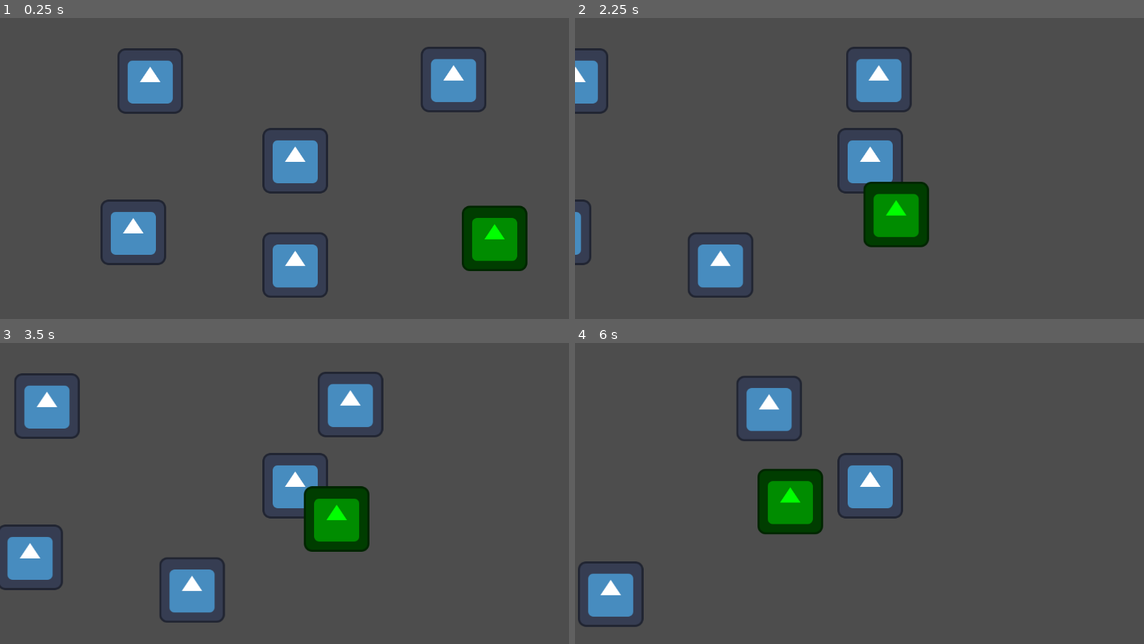
Above: before the commit, frames 1-4 (two rows, left to right).
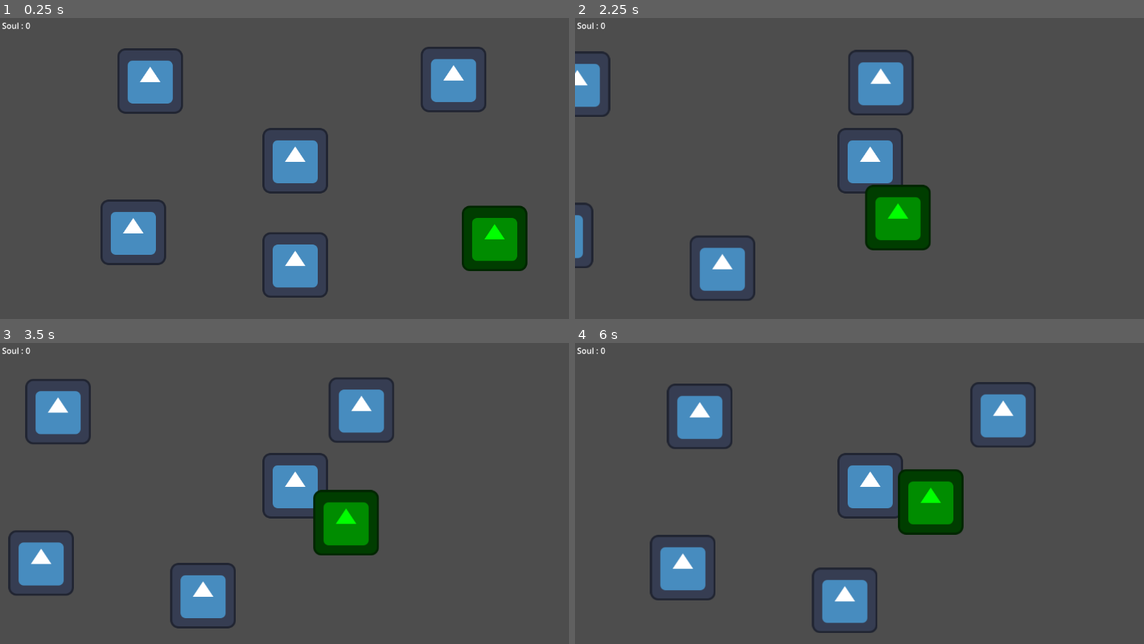
Above: after the commit, the same moments.

Repository: AAF-07/Game-jam
Game: Godot game, scene res://Scene/level.tscn
The game is run twice, just before and just after one commit, with the same random seed, the same clock (stepped at 60 frames per second) and the same inputs. The engine's default icon, where the game draws it, is replaced by a stand-in: a white triangle on a blue panel in a dark square.
Inputs:
- Up to frame 1 (0.25 s): no input
- Up to frame 2 (2.25 s): tap Enter at 0.5 s; hold Shift (run) 0.53-1.28 s; hold Right (right) 0.53-2.03 s; tap Up (ui_up) at 0.77, 1.52 s; tap Shift (run) at 1.35 s; hold Left (left) from 2.03 s (still down); hold Shift (run) from 2.03 s (still down)
- Up to frame 3 (3.5 s): release Left (left) at 2.78 s; release Shift (run) at 2.78 s; hold Right (right) from 2.78 s (still down); tap Shift (run) at 2.85 s; tap Up (ui_up) at 3.02 s
- Up to frame 4 (6 s): hold Shift (run) 3.53-4.28 s; tap Up (ui_up) at 3.77, 4.52 s; release Right (right) at 4.28 s; hold Left (left) 4.28-5.03 s; tap Shift (run) at 4.35, 5.85 s; hold Right (right) 5.03-5.78 s; hold Shift (run) 5.03-5.78 s; hold Left (left) from 5.78 s (still down)

The runs differ from the first frame. In frame 1, less than 0.1% of the frame differs, in the area x 0-6%, y 1-4%; in frame 2, 3.3%; in frame 3, 7.7%; in frame 4, 14%, in the area x 0-81%, y 1-97%.

Commit message:
add sanity and soul collected function

Diff:
--- /dev/null
+++ b/Scene/control.tscn
@@ -0,0 +1,11 @@
+[gd_scene format=3 uid="uid://b121j0rtxgsi"]
+
+[node name="Control" type="Control" unique_id=1479256466]
+layout_mode = 3
+anchors_preset = 15
+anchor_right = 1.0
+anchor_bottom = 1.0
+offset_left = -1.0
+offset_right = -1.0
+grow_horizontal = 2
+grow_vertical = 2
--- a/Scene/level.tscn
+++ b/Scene/level.tscn
@@ -27,3 +27,32 @@
 
 [node name="Monster" parent="." unique_id=2068469295 instance=ExtResource("3_jnrmd")]
 position = Vector2(969, 464)
+
+[node name="CanvasLayer" type="CanvasLayer" parent="." unique_id=1108986521]
+
+[node name="TextureProgressBar" type="TextureProgressBar" parent="CanvasLayer" unique_id=1641479836]
+anchors_preset = -1
+anchor_right = 0.202
+anchor_bottom = 0.062000003
+offset_right = 0.29599
+offset_bottom = -0.1760025
+nine_patch_stretch = true
+tint_under = Color(0.37390757, 0.9927344, 0.9007767, 1)
+tint_over = Color(0.99341136, 0.0003155452, 0.8842428, 1)
+tint_progress = Color(0, 1, 1, 1)
+
+[node name="Label" type="Label" parent="CanvasLayer" unique_id=1396017198]
+anchors_preset = -1
+anchor_left = 0.003
+anchor_top = 0.074
+anchor_right = 0.066
+anchor_bottom = 0.11000001
+offset_left = 0.5439999
+offset_top = 0.048000336
+offset_right = -0.03199768
+offset_bottom = -0.2800064
+text = "Soul "
+
+[node name="SanityTimer" type="Timer" parent="." unique_id=1314839600]
+
+[connection signal="timeout" from="SanityTimer" to="." method="_on_sanity_timer_timeout"]
--- a/Scene/monster.tscn
+++ b/Scene/monster.tscn
@@ -9,6 +9,9 @@
 [sub_resource type="CircleShape2D" id="CircleShape2D_4f2yx"]
 radius = 221.00226
 
+[sub_resource type="CircleShape2D" id="CircleShape2D_wwmrk"]
+radius = 62.1289
+
 [node name="Monster" type="CharacterBody2D" unique_id=11607701]
 collision_layer = 2
 collision_mask = 2
@@ -16,12 +19,14 @@
 
 [node name="Sprite2D" type="Sprite2D" parent="." unique_id=402370689]
 modulate = Color(0, 1, 0, 1)
+light_mask = 3
+visibility_layer = 3
 position = Vector2(-2, 4)
 texture = ExtResource("1_xxklr")
 
-[node name="hitbox2" type="Area2D" parent="." unique_id=341007105]
+[node name="SkillCheck" type="Area2D" parent="." unique_id=341007105]
 
-[node name="hitbox" type="CollisionShape2D" parent="hitbox2" unique_id=1265782429]
+[node name="collision" type="CollisionShape2D" parent="SkillCheck" unique_id=1265782429]
 shape = SubResource("CircleShape2D_xxklr")
 
 [node name="detect_area" type="Area2D" parent="." unique_id=1955580695]
@@ -29,6 +34,10 @@
 [node name="CollisionShape2D" type="CollisionShape2D" parent="detect_area" unique_id=363420032]
 shape = SubResource("CircleShape2D_4f2yx")
 
-[connection signal="body_entered" from="hitbox2" to="." method="_on_hitbox_2_body_entered"]
+[node name="CollisionShape2D" type="CollisionShape2D" parent="." unique_id=1068839703]
+position = Vector2(-1, 0)
+shape = SubResource("CircleShape2D_wwmrk")
+
+[connection signal="body_entered" from="SkillCheck" to="." method="_on_hitbox_2_body_entered"]
 [connection signal="body_entered" from="detect_area" to="." method="_on_area_2d_body_entered"]
 [connection signal="body_exited" from="detect_area" to="." method="_on_area_2d_body_exited"]
--- a/script/World.gd
+++ b/script/World.gd
@@ -1,12 +1,50 @@
 extends Node2D
 
-#buat control UI Skill check dan sanity
+# buat control UI Skill check dan sanity
+var sanity = 100
+var soul_collected = 0
 
-# Called when the node enters the scene tree for the first time.
+@onready var sanity_bar = $CanvasLayer/TextureProgressBar
+@onready var soul_label = $CanvasLayer/Label
+
+var sanity_timer: Timer = null
+
 func _ready() -> void:
-	pass # Replace with function body.
+	update_ui()
 
+	# PERBAIKAN 2: Cari node berjenis Timer secara otomatis
+	for child in get_children():
+		if child is Timer:
+			sanity_timer = child
+			break # Jika ketemu, stop pencarian
 
-# Called every frame. 'delta' is the elapsed time since the previous frame.
-func _process(delta: float) -> void:
-	pass
+	# PERBAIKAN 3: Validasi aman sebelum memanggil .start()
+	if sanity_timer != null:
+		sanity_timer.start()
+		print("Keren! Timer otomatis ketemu dan dijalankan.")
+	else:
+		print("Waduh! Masih belum ada node Timer di Scene ini. Coba cek struktur Scene Tree kamu.")
+
+func update_ui():
+	if sanity_bar != null:
+		sanity_bar.value = sanity
+	if soul_label != null:
+		soul_label.text = "Soul : " + str(soul_collected)
+
+func CollectedSoul(amount: int):
+	soul_collected += amount
+	sanity += 5
+	update_ui()
+	print("tambah soul total = ", soul_collected)
+	print("sanity bertambah =", sanity)
+
+func SanityBar(amount: int):
+	sanity = clamp(sanity - amount, 0, 100)
+	update_ui()
+
+	if sanity <= 0:
+		print("player gila")
+
+func _on_sanity_timer_timeout() -> void:
+	SanityBar(3)
+	print("Sanity berkurang otomatis: ", sanity)
--- a/script/soul.gd
+++ b/script/soul.gd
@@ -1,5 +1,9 @@
 extends Area2D
 
 func _on_body_entered(_body: Node2D) -> void:
-	print("tes")
+	var world = get_tree().current_scene
+
+	if world.has_method("CollectedSoul"):
+		world.CollectedSoul(1)
+
 	queue_free()
